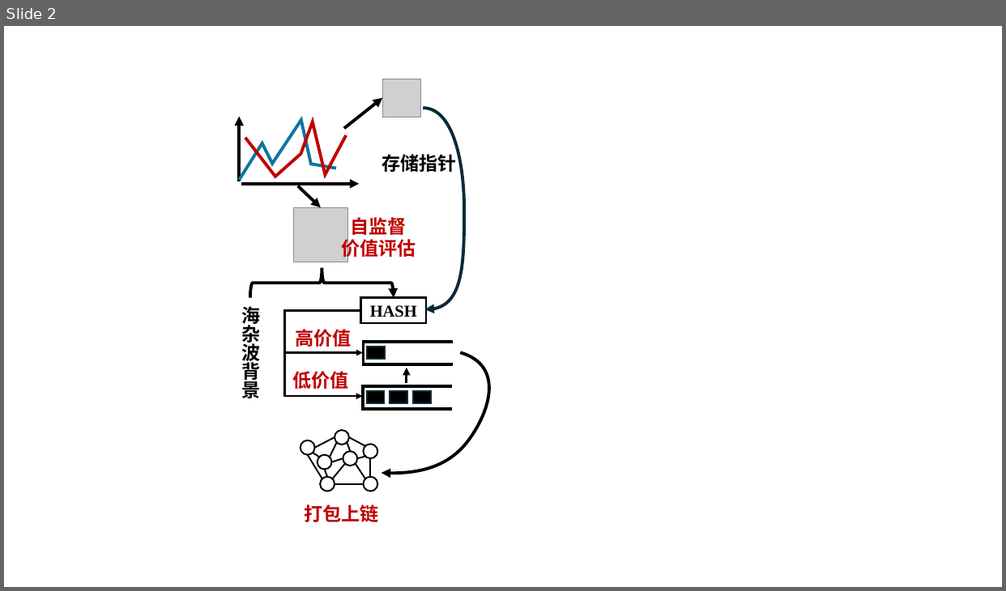
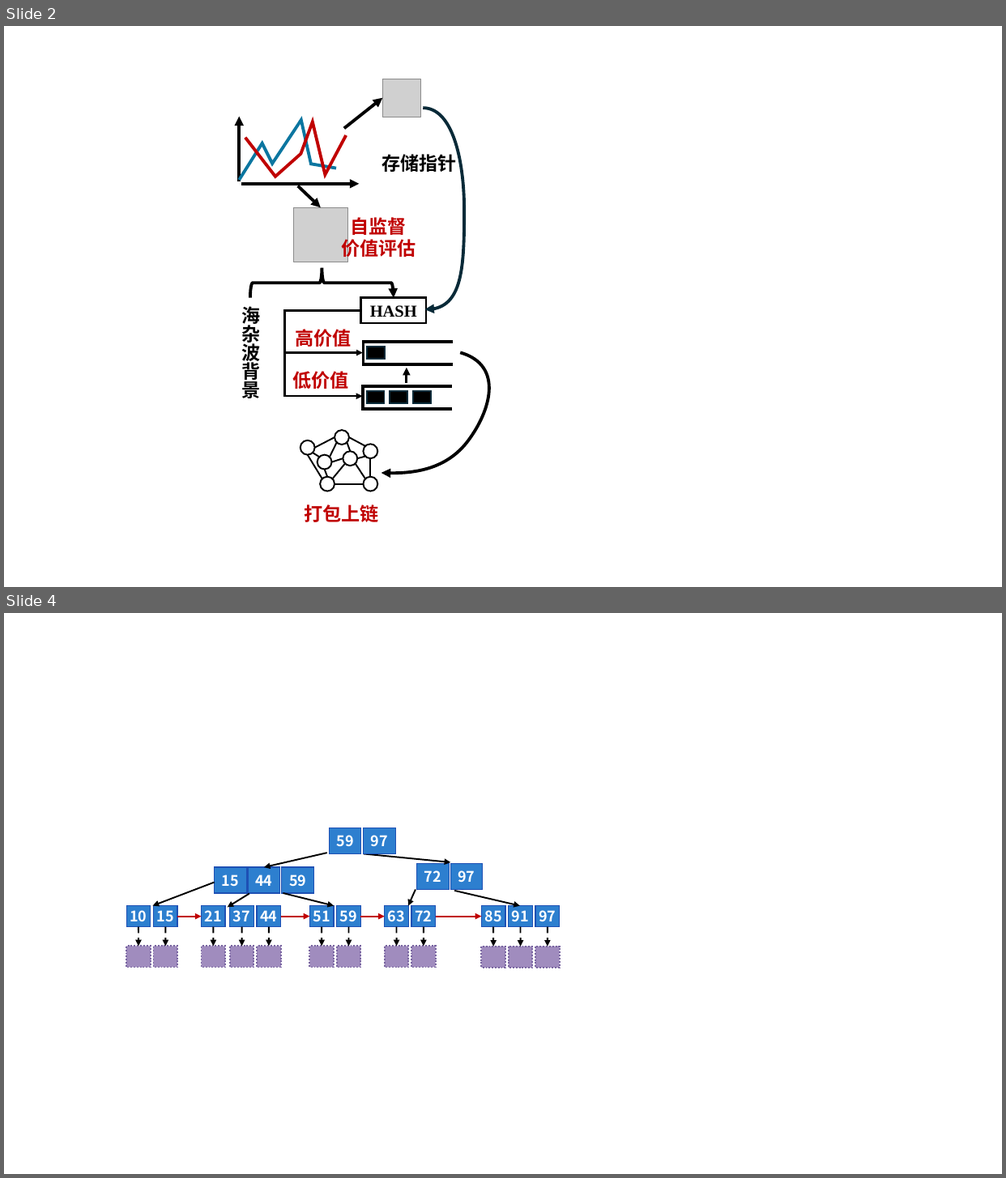
Before and after one commit to yeshu8zpf/NSFC_MCI, a slide deck: 军民融合/ppt/研究方案二C.pptx. Shown one above the other, each under a label of ours: slide 2 before the commit, slides 2 and 4 after it; the slides between them are not shown. The pictures are 1006x591 and 1006x1178 pixels, drawn with LibreOffice and Linux fonts; fonts in the diff are those of the drawing; grey boxes stand for pictures. Boxes give left, top, right and bottom in pixels: in the first picture for what was removed or moved away, otherwise in the second. Text is boxed around its words. In the diff, an @@ line names an element or a change of style, - is before the commit and + after.

```diff
--- a/军民融合/ppt/研究方案二C.pptx
+++ b/军民融合/ppt/研究方案二C.pptx
@@ slide 4 added at box(4, 613, 1002, 1174), background #FFFFFF @@
@@ group added at box(127, 828, 560, 968): 31 rectangles, 23 arrows @@
+59
+15
+44
+72
+97
+10
+15
+21
+37
+44
+51
+59
+63
+72
+85
+91
+97
+59
+97
```
Also in this commit, not shown: 2 slides changed, 3 other slides added, 1 other file.
